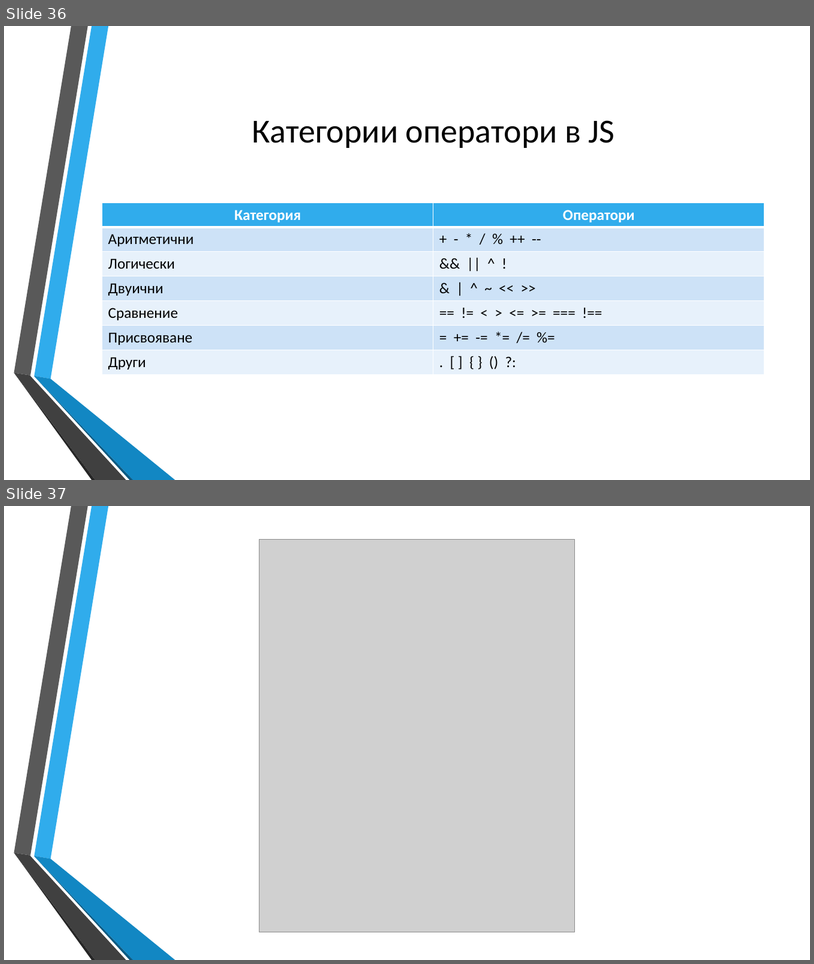
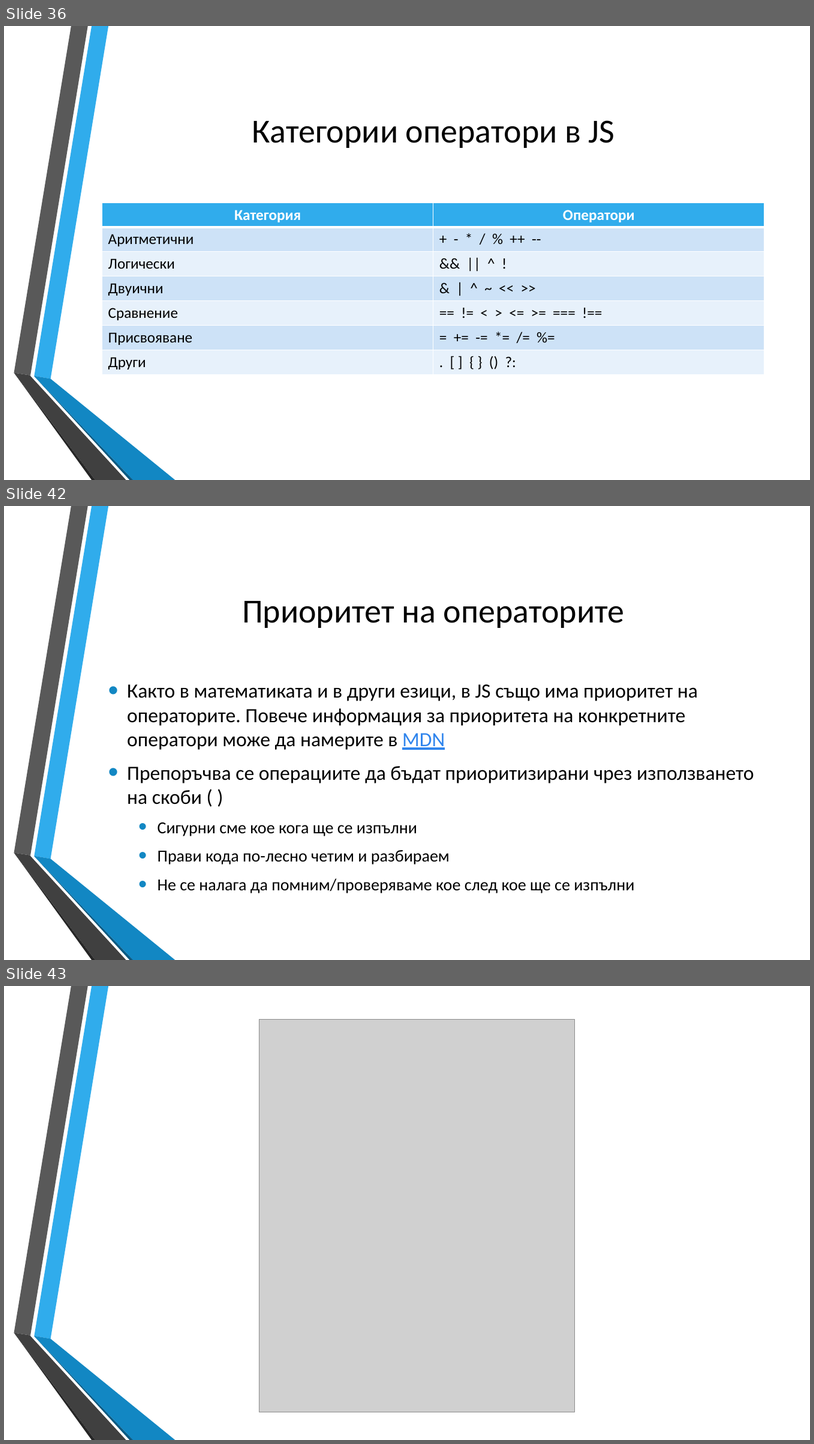
Before and after one commit to dnmitev/IT-Academy, a slide deck: JS Fundamentals/2.JS-Basics/JS-Basics.pptx. Shown one above the other, each under a label of ours: slides 36 and 37 before the commit, slides 36, 42 and 43 after it; the slides between them are not shown. The pictures are 814x964 and 814x1444 pixels, drawn with LibreOffice and Linux fonts; fonts in the diff are those of the drawing; grey boxes stand for pictures; background and template pictures are left out. Boxes give left, top, right and bottom in pixels: in the first picture for what was removed or moved away, otherwise in the second. Text is boxed around its words. In the diff, an @@ line names an element or a change of style, - is before the commit and + after.

```diff
--- a/JS Fundamentals/2.JS-Basics/JS-Basics.pptx
+++ b/JS Fundamentals/2.JS-Basics/JS-Basics.pptx
@@ slide 42 added at [4, 506, 810, 960], background picture (left out); not listed: 6 template elements that a slide beside it also shows @@
@@ title added at [242, 601, 625, 628], 40 pt, text #000000 @@
+Приоритет на операторите
@@ text added at [127, 684, 754, 893], 24 pt, text #000000 @@
+• Както в математиката и в други езици, в JS също има приоритет на операторите. Повече информация за приоритета на конкретните оператори може да намерите в MDN
+• Препоръчва се операциите да бъдат приоритизирани чрез използването на скоби ( )
+  • Сигурни сме кое кога ще се изпълни
+  • Прави кода по-лесно четим и разбираем
+  • Не се налага да помним/проверяваме кое след кое ще се изпълни
@@ what was slide 37 is now slide 43 @@
```
Also in this commit, not shown: 1 slide changed, 5 other slides added, 6 other files.
